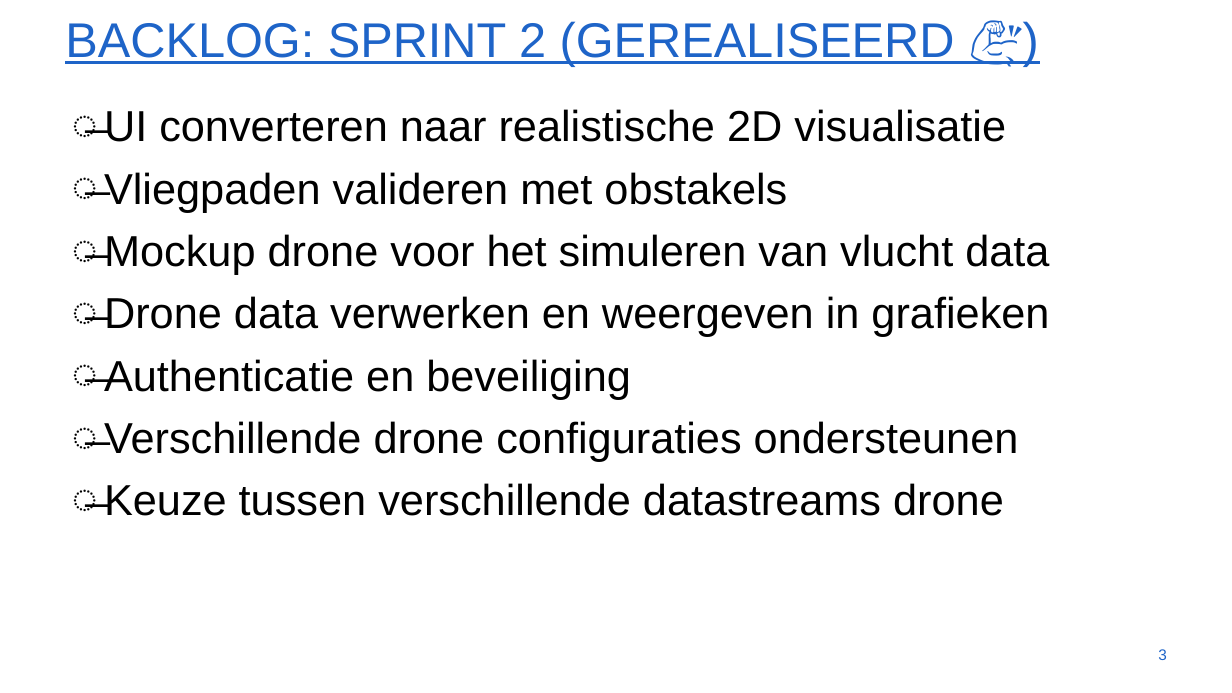
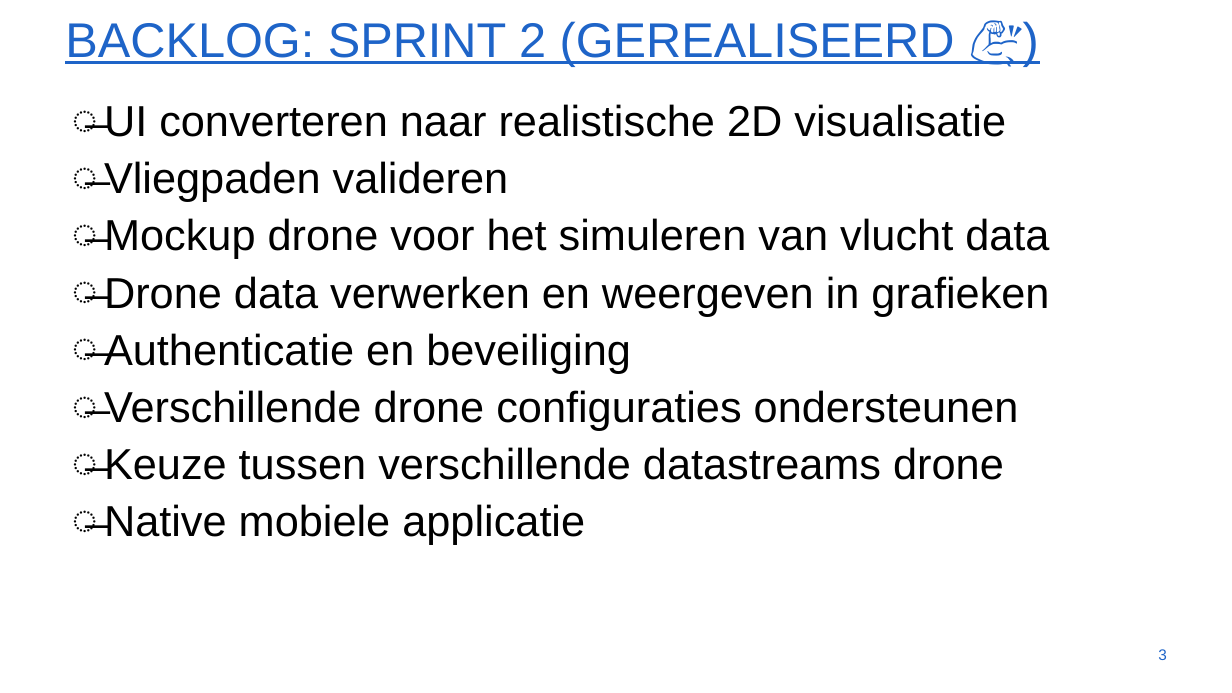
Before and after one commit to WouterStemgee/inventory-management-system-autonomous-drones, a slide deck: slide 3 of presentaties/PresentatieSprint2.pptx. Drawn at 1232x693 pixels with LibreOffice and Linux fonts; fonts in the diff are those of the drawing; background and template pictures are left out. Boxes give left, top, right and bottom in pixels: in the first picture for what was removed or moved away, otherwise in the second. Text is boxed around its words. In the diff, an @@ line names an element or a change of style, - is before the commit and + after.

```diff
--- a/presentaties/PresentatieSprint2.pptx
+++ b/presentaties/PresentatieSprint2.pptx
@@ text at [104,104,1049,480]: line spacing 1.2 to 1.1 @@
@@ text at [104,161,509,202]: text changed @@
-̶ Vliegpaden valideren met obstakels
+̶ Vliegpaden valideren
@@ text at [104,504,585,545]: paragraph added @@
+̶ Native mobiele applicatie
```
Also in this commit, not shown: 5 other slides changed, 5 slides added, 2 slides removed, 2 other files.
